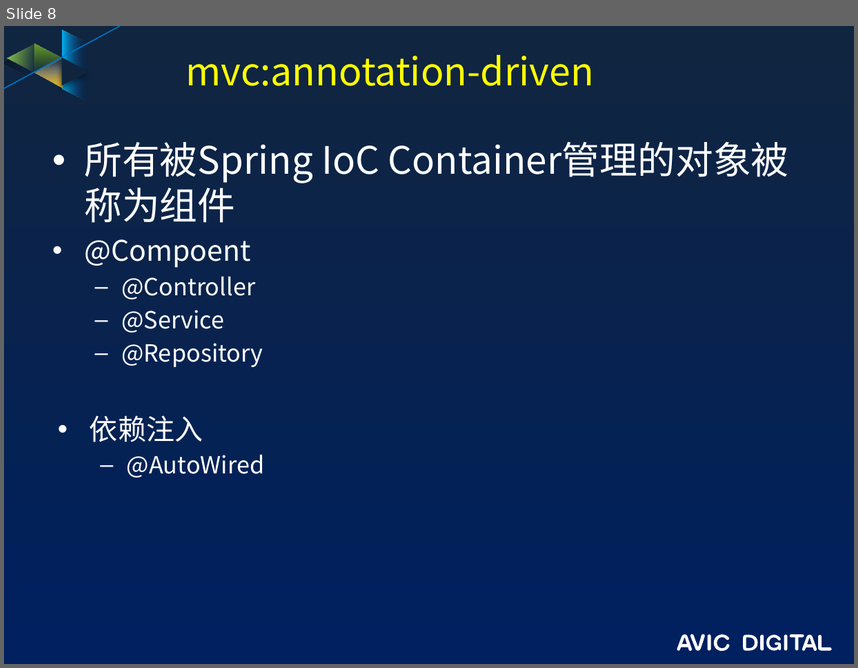
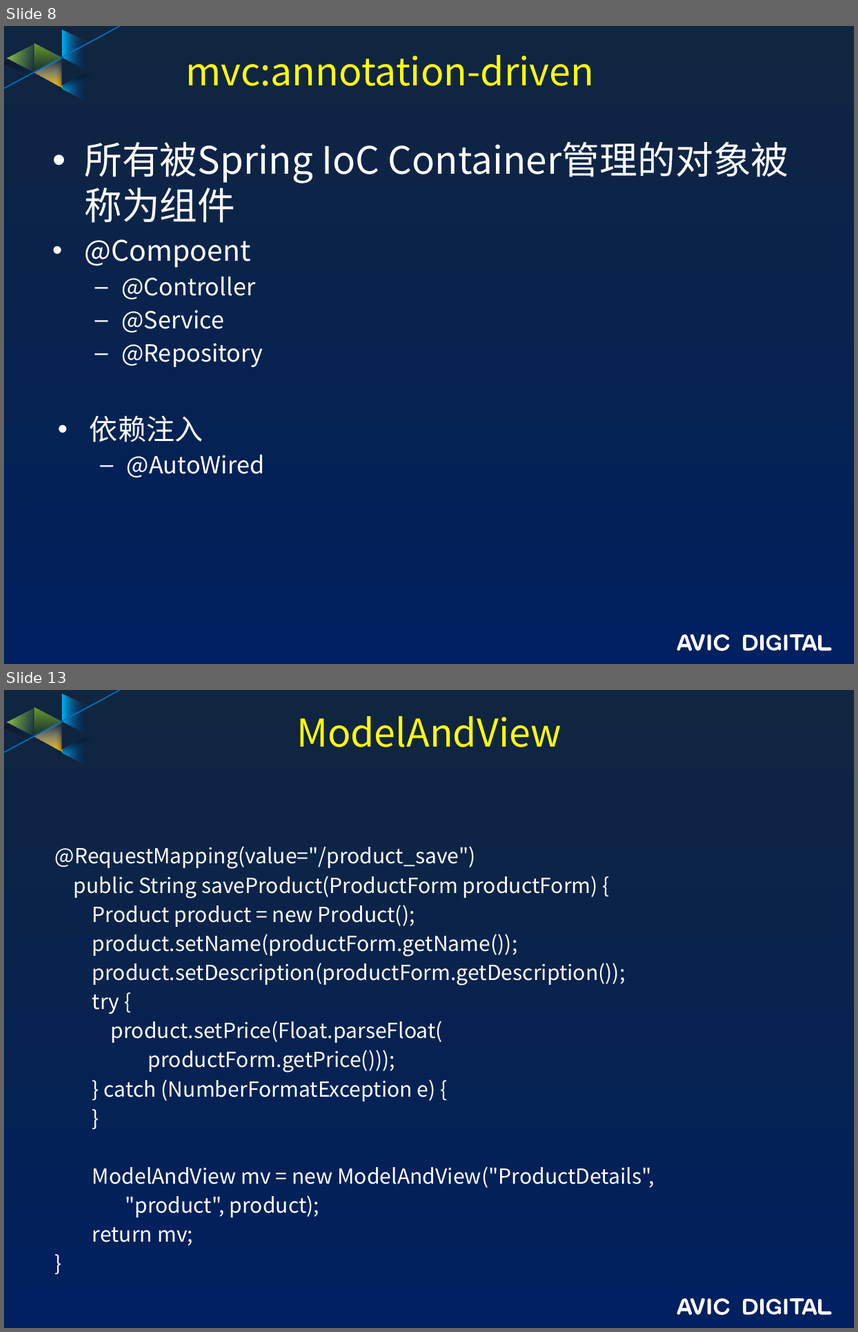
Before and after one commit to guofengzh/java-way, a slide deck: spring/docs/08-spring-mvc.pptx. Shown one above the other, each under a label of ours: slide 8 before the commit, slides 8 and 13 after it; the slides between them are not shown. The pictures are 858x668 and 858x1332 pixels, drawn with LibreOffice and Linux fonts; fonts in the diff are those of the drawing; background and template pictures are left out. Boxes give left, top, right and bottom in pixels: in the first picture for what was removed or moved away, otherwise in the second. Text is boxed around its words. In the diff, an @@ line names an element or a change of style, - is before the commit and + after.

```diff
--- a/spring/docs/08-spring-mvc.pptx
+++ b/spring/docs/08-spring-mvc.pptx
@@ slide 13 added at box(4, 690, 854, 1328), background gradient #10253F to #002060; not listed: 17 template elements that a slide beside it also shows @@
@@ title added at box(297, 716, 562, 747), 32.4 pt, text #FFFF00 @@
+ModelAndView
@@ text added at box(55, 846, 655, 1245), 17.6 pt, text #FFFFFF @@
+@RequestMapping(value="/product_save")
+public String saveProduct(ProductForm productForm) {
+Product product = new Product();
+product.setName(productForm.getName());
+product.setDescription(productForm.getDescription());
+try {
+product.setPrice(Float.parseFloat(
+productForm.getPrice()));
+} catch (NumberFormatException e) {
+}
+ModelAndView mv = new ModelAndView("ProductDetails",
+"product", product);
+return mv;
+}
```
Also in this commit, not shown: 5 other slides added, 13 other files.
